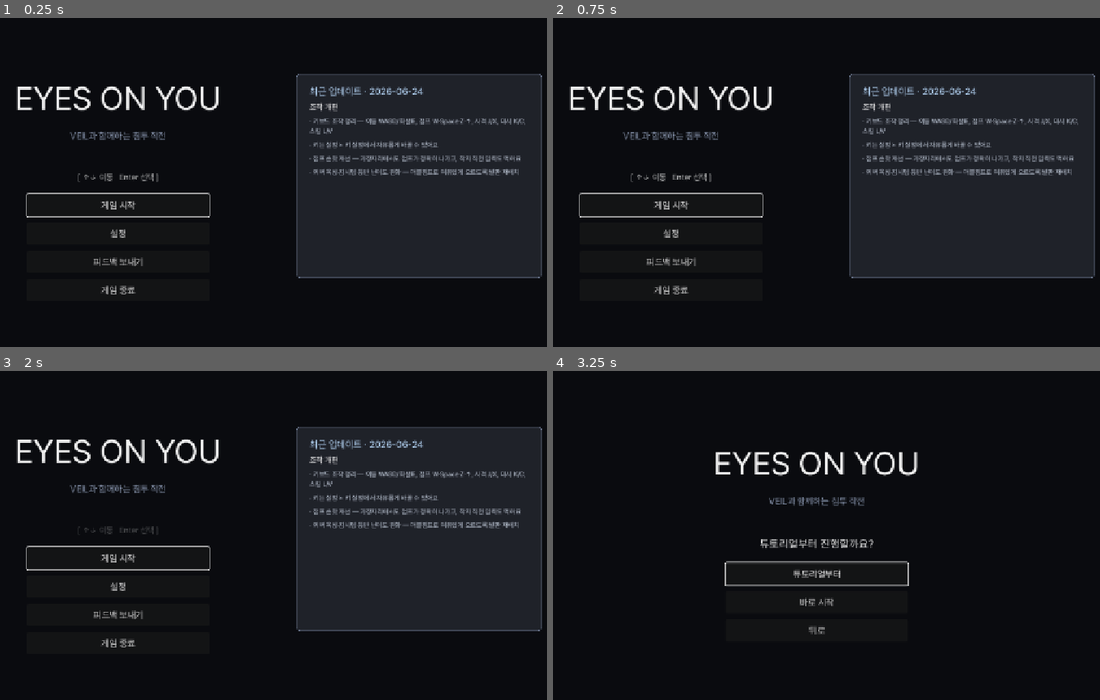
Above: before the commit, frames 1-4 (two rows, left to right).
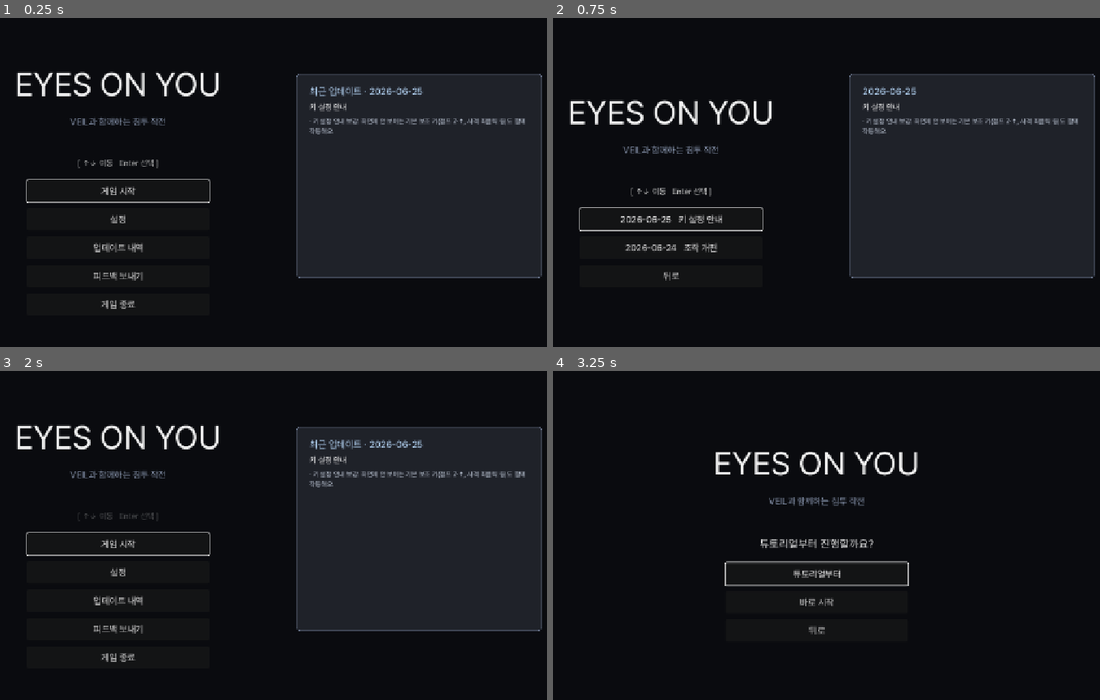
Above: after the commit, the same moments.

Repository: soomin007/EyesOnYou-Full
Game: Godot game, scene res://scenes/main.tscn
The game is run twice, just before and just after one commit, with the same random seed, the same clock (stepped at 60 frames per second) and the same inputs.
Inputs (mouse positions are in pixels of both pictures, inside the frame that each line leads up to):
- Up to frame 1 (0.25 s): no input
- Up to frame 2 (0.75 s): click (673, 248) at 0.5 s, where only the run after the commit has a clickable "업데이트 내역"
- Up to frame 3 (2 s): click (120, 627) at 1.25 s, where only the run after the commit has a clickable "뒤로"
- Up to frame 4 (3.25 s): click "게임 시작" at 2 s; click "일반 모드" at 2.75 s

The runs differ from the first frame. In frame 1, 5.6% of the frame differs, in the area x 2-97%, y 16-89%; in frame 2, 5.9%, in the area x 2-97%, y 20-85%; in frame 3, 5.5%; in frame 4, nothing differs.

Commit message:
feat(ui): 최근 업데이트 패널 역대 패치 열람 + 키설정 안내 보강
- Title: 메인 메뉴 '업데이트 내역' 버튼 + STATE_PATCHNOTES 신규. 좌측 역대 패치
  목록(날짜·제목), 포커스/호버로 우측 패널에 상세를 펼침(STATE_MODE 패턴 재사용)
- _build_patch_panel을 패널 생성 / _fill_patch_panel(내용) 으로 분리
- GameInfo.PATCH_NOTES에 2026-06-25 '키 설정 안내' 추가
- Settings: 키설정 안내에 숨은 기본 보조 키(점프 Z·↑, 사격 좌클릭 등) 명시
- 데모(EyesOnYou)와 동일 적용

Co-Authored-By: Claude Opus 4.8 (1M context) <noreply@anthropic.com>

Diff:
--- a/scripts/GameInfo.gd
+++ b/scripts/GameInfo.gd
@@ -2,12 +2,21 @@
 extends RefCounted
 
 # 패치노트 + 로딩 팁의 단일 소스.
-# - 패치노트: Title 화면 "최근 업데이트" 패널이 최신 항목을 표시.
+# - 패치노트: Title 화면 "최근 업데이트" 패널이 최신 1건을 표시. 메인 메뉴 "업데이트 내역"에서
+#   역대 패치를 좌측 목록으로 골라 우측 패널에 펼쳐볼 수 있다(Title.STATE_PATCHNOTES).
 # - 팁: 맵 진입 브리핑에서 1개씩 로테이션(피드백 "게임이 안 알려준다" 보완).
 # 새 내용은 여기 배열에만 추가하면 UI가 자동 반영(하드코딩 분산 금지).
+# 표시 텍스트라 em dash(—) 금지 — 쉼표/마침표/가운뎃점(·)으로.
 
 # 최신순(맨 위가 최신). date = 표시용, items = 변경점 줄.
 const PATCH_NOTES: Array = [
+	{
+		"date": "2026-06-25",
+		"title": "키 설정 안내",
+		"items": [
+			"키 설정 안내 보강. 화면에 안 보이는 기본 보조 키(점프 Z·↑, 사격 좌클릭 등)도 함께 작동해요.",
+		],
+	},
 	{
 		"date": "2026-06-24",
 		"title": "조작 개편",
--- a/scripts/Settings.gd
+++ b/scripts/Settings.gd
@@ -140,7 +140,7 @@
 	outer.add_child(v)
 
 	var hint := Label.new()
-	hint.text = "키 또는 마우스 버튼을 변경하려면 슬롯을 클릭한 뒤 새 입력을 누르세요. 각 액션당 최대 2개까지 등록할 수 있어요."
+	hint.text = "슬롯을 클릭한 뒤 새 키나 마우스 버튼을 누르면 변경됩니다. 액션당 슬롯은 2개까지 보여요. 화면에 없는 기본 보조 키(점프 Z·↑, 사격 좌클릭, 대시 Shift, 스킬 우클릭)도 함께 작동하고, '기본값으로'를 누르면 모두 초기화됩니다."
 	hint.add_theme_font_size_override("font_size", 13)
 	hint.add_theme_color_override("font_color", Color(0.62, 0.72, 0.85))
 	hint.autowrap_mode = TextServer.AUTOWRAP_WORD_SMART
--- a/scripts/Title.gd
+++ b/scripts/Title.gd
@@ -6,7 +6,7 @@
 #   STATE_TUTOR : 튜토리얼부터 시작? 예 / 아니오 / 뒤로
 # 각 단계는 Buttons VBox를 비우고 다시 빌드. ESC/패드 B는 한 단계 뒤로.
 
-enum { STATE_MAIN, STATE_MODE, STATE_TUTOR, STATE_NEWGAME_CONFIRM }
+enum { STATE_MAIN, STATE_MODE, STATE_TUTOR, STATE_NEWGAME_CONFIRM, STATE_PATCHNOTES }
 
 @onready var hint_label: Label = $Center/V/Hint
 @onready var buttons_box: VBoxContainer = $Center/V/Buttons
@@ -20,6 +20,7 @@
 # STATE_MODE 전용 설명 패널 (오른쪽 회색 박스).
 var description_panel: PanelContainer = null
 var patch_panel: PanelContainer = null
+var patch_v: VBoxContainer = null
 var description_title_label: Label = null
 var description_text_label: Label = null
 var description_icon: ColorRect = null
@@ -83,9 +84,9 @@
 	v.add_child(description_text_label)
 
 func _build_patch_panel() -> void:
-	# STATE_MAIN에서 보이는 우측 "최근 업데이트" 박스. GameInfo.PATCH_NOTES 최신 1건.
-	var patch: Dictionary = GameInfo.latest_patch()
-	if patch.is_empty():
+	# 우측 "최근 업데이트" 박스(컨테이너만 생성). STATE_MAIN은 최신 1건, STATE_PATCHNOTES는
+	# 좌측 목록에서 고른 패치를 보여준다. 내용 채우기는 _fill_patch_panel이 담당.
+	if GameInfo.PATCH_NOTES.is_empty():
 		return
 	patch_panel = PanelContainer.new()
 	patch_panel.set_anchors_preset(Control.PRESET_TOP_LEFT)
@@ -109,21 +110,31 @@
 	sb.corner_radius_bottom_right = 6
 	patch_panel.add_theme_stylebox_override("panel", sb)
 	add_child(patch_panel)
-	var v := VBoxContainer.new()
-	v.add_theme_constant_override("separation", 10)
-	patch_panel.add_child(v)
+	patch_v = VBoxContainer.new()
+	patch_v.add_theme_constant_override("separation", 10)
+	patch_panel.add_child(patch_v)
+	_fill_patch_panel(GameInfo.latest_patch(), true)
+
+# 우측 패치 패널 내용을 채운다. latest=true면 "최근 업데이트 · 날짜"(STATE_MAIN), false면 날짜만(목록 열람).
+func _fill_patch_panel(patch: Dictionary, latest: bool) -> void:
+	if patch_v == null:
+		return
+	for c in patch_v.get_children():
+		c.queue_free()
+	if patch.is_empty():
+		return
 	var header := Label.new()
-	header.text = "최근 업데이트 · %s" % str(patch.get("date", ""))
+	header.text = ("최근 업데이트 · %s" % str(patch.get("date", ""))) if latest else str(patch.get("date", ""))
 	header.add_theme_font_size_override("font_size", 19)
 	header.add_theme_color_override("font_color", Color(0.72, 0.85, 0.98))
-	v.add_child(header)
+	patch_v.add_child(header)
 	var subtitle: String = str(patch.get("title", ""))
 	if subtitle != "":
 		var sub := Label.new()
 		sub.text = subtitle
 		sub.add_theme_font_size_override("font_size", 15)
 		sub.add_theme_color_override("font_color", Color(0.95, 0.95, 0.95))
-		v.add_child(sub)
+		patch_v.add_child(sub)
 	for item in patch.get("items", []):
 		var l := Label.new()
 		l.text = "· " + str(item)
@@ -131,7 +142,7 @@
 		l.add_theme_color_override("font_color", Color(0.78, 0.82, 0.88))
 		l.autowrap_mode = TextServer.AUTOWRAP_WORD_SMART
 		l.custom_minimum_size = Vector2(360, 0)
-		v.add_child(l)
+		patch_v.add_child(l)
 
 func _on_input_kind_changed(_kind: String) -> void:
 	_refresh_hint()
@@ -177,11 +188,14 @@
 	if description_panel != null:
 		description_panel.visible = (new_state == STATE_MODE)
 	if patch_panel != null:
-		patch_panel.visible = (new_state == STATE_MAIN)
+		patch_panel.visible = (new_state == STATE_MAIN or new_state == STATE_PATCHNOTES)
 	if center_node != null:
-		center_node.anchor_right = 0.55 if (new_state == STATE_MODE or new_state == STATE_MAIN) else 1.0
+		var split: bool = new_state == STATE_MODE or new_state == STATE_MAIN or new_state == STATE_PATCHNOTES
+		center_node.anchor_right = 0.55 if split else 1.0
 	match state:
 		STATE_MAIN:
+			# 메인 재진입 시 우측 패널을 최신 패치로 되돌린다(업데이트 내역 열람 후 복귀 대비).
+			_fill_patch_panel(GameInfo.latest_patch(), true)
 			var b_start := _make_button("게임 시작")
 			b_start.pressed.connect(_on_start_pressed)
 			buttons_box.add_child(b_start)
@@ -193,6 +207,10 @@
 			var b_settings := _make_button("설정")
 			b_settings.pressed.connect(_on_settings_pressed)
 			buttons_box.add_child(b_settings)
+			if not GameInfo.PATCH_NOTES.is_empty():
+				var b_patch := _make_button("업데이트 내역")
+				b_patch.pressed.connect(_set_state.bind(STATE_PATCHNOTES))
+				buttons_box.add_child(b_patch)
 			var b_feedback := _make_button("피드백 보내기")
 			b_feedback.pressed.connect(_on_feedback_pressed)
 			buttons_box.add_child(b_feedback)
@@ -251,6 +269,20 @@
 			b_cancel.pressed.connect(_set_state.bind(STATE_MAIN))
 			buttons_box.add_child(b_cancel)
 			b_cancel.grab_focus.call_deferred()
+		STATE_PATCHNOTES:
+			# 좌측: 역대 패치 목록(날짜 + 제목). 포커스/마우스 호버로 우측 패널에 그 패치 상세를 펼침.
+			for i in GameInfo.PATCH_NOTES.size():
+				var p: Dictionary = GameInfo.PATCH_NOTES[i]
+				var b := _make_button("%s   %s" % [str(p.get("date", "")), str(p.get("title", ""))])
+				b.focus_entered.connect(_fill_patch_panel.bind(p, false))
+				b.mouse_entered.connect(_fill_patch_panel.bind(p, false))
+				buttons_box.add_child(b)
+			var b_back := _make_button("뒤로")
+			b_back.pressed.connect(_on_back_pressed)
+			buttons_box.add_child(b_back)
+			if not GameInfo.PATCH_NOTES.is_empty():
+				_fill_patch_panel(GameInfo.PATCH_NOTES[0], false)
+				(buttons_box.get_child(0) as Button).grab_focus.call_deferred()
 	SfxPlayer.wire_ui_buttons(buttons_box)
 	_refresh_hint()
 
@@ -372,6 +404,8 @@
 			_set_state(STATE_MAIN)
 		STATE_NEWGAME_CONFIRM:
 			_set_state(STATE_MAIN)
+		STATE_PATCHNOTES:
+			_set_state(STATE_MAIN)
 
 func _on_settings_pressed() -> void:
 	if settings_overlay != null:
